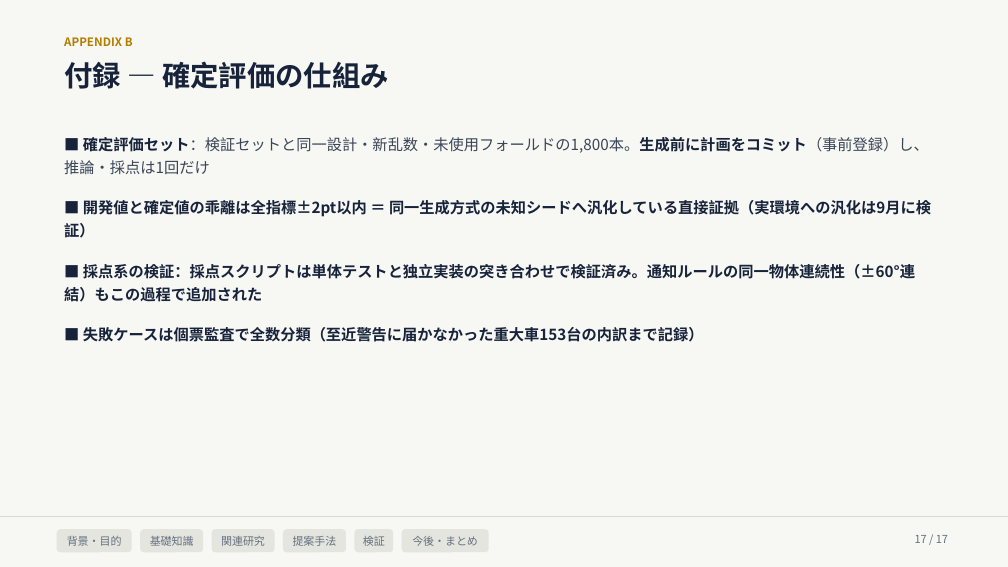
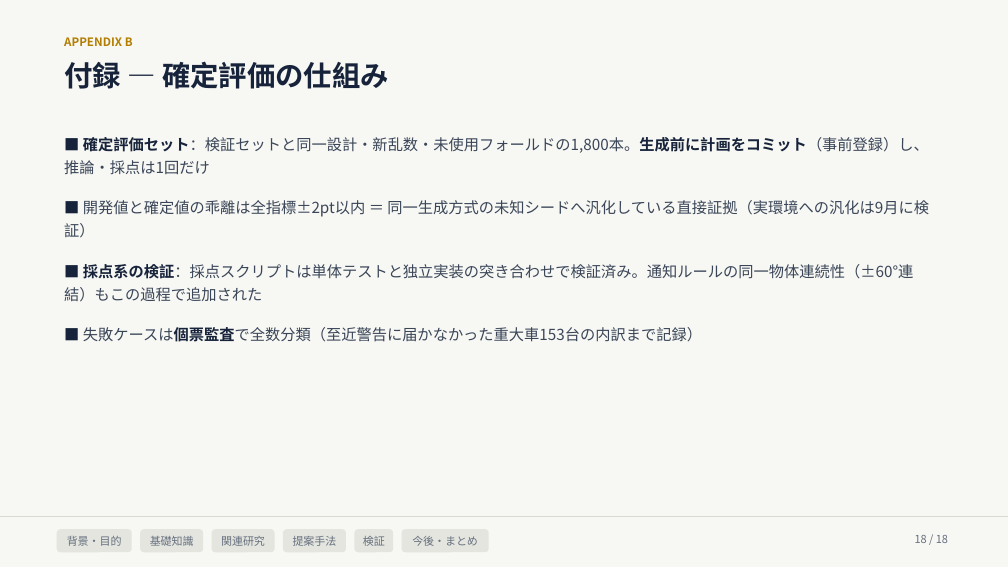
Before and after one commit to Noosdoo/outdoor-seld-sim, a slide deck: slide 18 of md/seminar/中間発表スライド_2026-08-10.pptx (slide 17 before the commit). Drawn at 1008x567 pixels with LibreOffice and Linux fonts; fonts in the diff are those of the drawing. Boxes give left, top, right and bottom in pixels: in the first picture for what was removed or moved away, otherwise in the second. Text is boxed around its words. In the diff, an @@ line names an element or a change of style, - is before the commit and + after.

```diff
--- a/md/seminar/中間発表スライド_2026-08-10.pptx
+++ b/md/seminar/中間発表スライド_2026-08-10.pptx
@@ text at bbox=[64, 200, 929, 342]: text colour #16233A to #3A4658, bold off in "開発値と確定値の乖離は全指標±2pt以内 ＝ 同一生成方式の未知シードへ汎化している直接証拠（実環境への汎化は9月に検証 ...", "採点系の検証：採点スクリプトは単体テストと独立実装の突き合わせで検証済み。通知ルールの同一物体連続性（±60°連結）もこ ...", "失敗ケースは個票監査で全数分類（至近警告に届かなかった重大車153台の内訳まで記録）" @@
@@ text at bbox=[915, 535, 948, 543]: text changed @@
-17 / 17
+18 / 18
```
Also in this commit, not shown: 16 other slides changed, 1 slide added, 3 other files.
